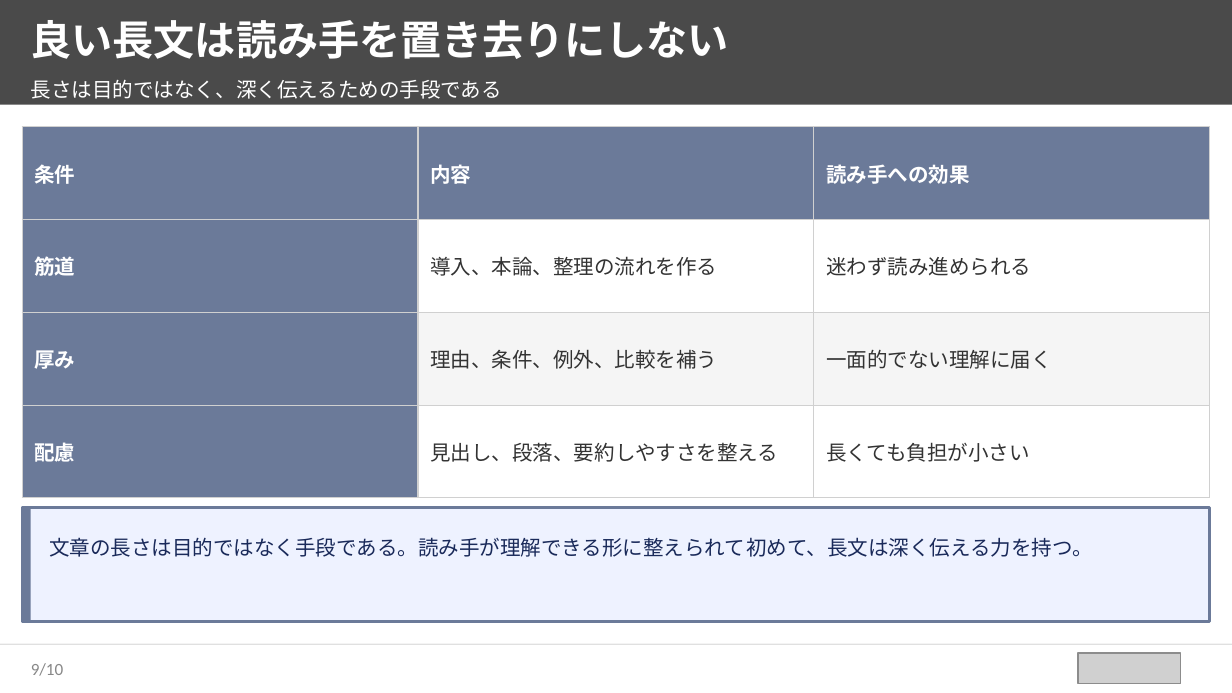
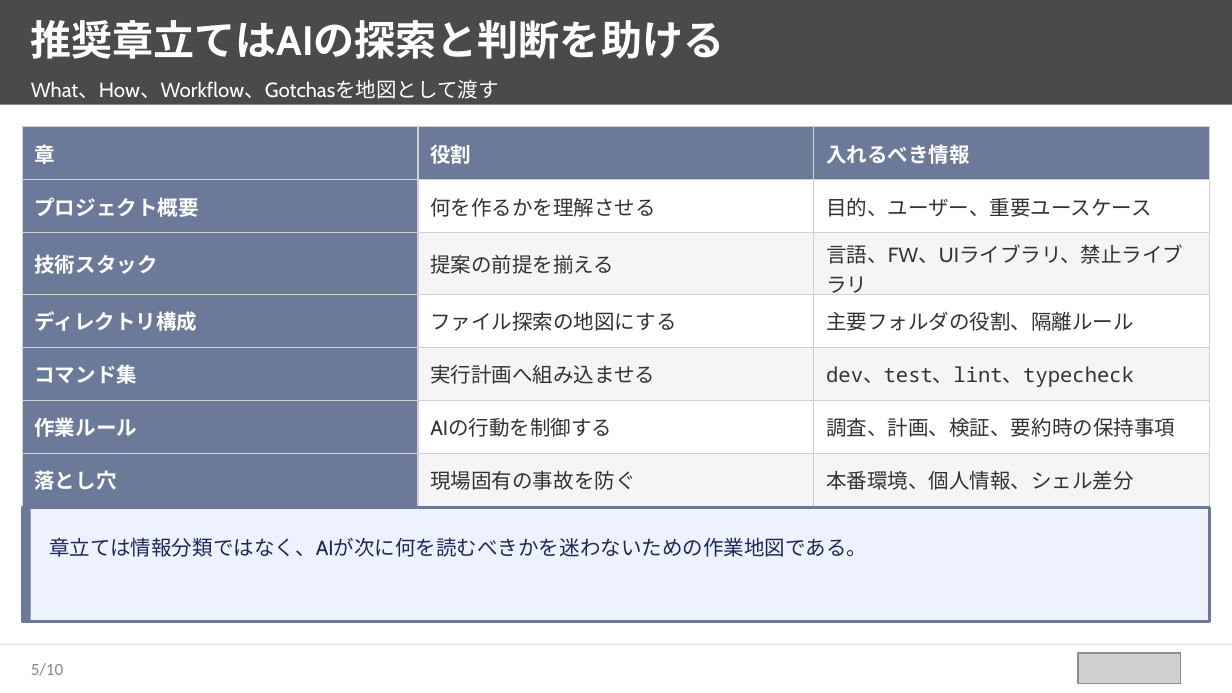
Before and after one commit to takuya109048/html2pptx, a slide deck: slide 6 of sample_source_deck.pptx (slide 10 before the commit). Drawn at 1232x693 pixels with LibreOffice and Linux fonts; fonts in the diff are those of the drawing; grey boxes stand for pictures. Boxes give left, top, right and bottom in pixels: in the first picture for what was removed or moved away, otherwise in the second. Text is boxed around its words. In the diff, an @@ line names an element or a change of style, - is before the commit and + after.

```diff
--- a/sample_source_deck.pptx
+++ b/sample_source_deck.pptx
@@ text at (31,20,725,59): text changed @@
-良い長文は読み手を置き去りにしない
+推奨章立てはAIの探索と判断を助ける
@@ text at (31,79,499,99): text changed; font Calibri to Cabin @@
-長さは目的ではなく、深く伝えるための手段である
+What、How、Workflow、Gotchasを地図として渡す
@@ table at (22,127,1209,498) @@
-row 1: 条件 | 内容 | 読み手への効果
-row 2: 筋道 | 導入、本論、整理の流れを作る | 迷わず読み進められる
-row 3: 厚み | 理由、条件、例外、比較を補う | 一面的でない理解に届く
-row 4: 配慮 | 見出し、段落、要約しやすさを整える | 長くても負担が小さい
+row 1: 章 | 役割 | 入れるべき情報
+row 2: プロジェクト概要 | 何を作るかを理解させる | 目的、ユーザー、重要ユースケース
+row 3: 技術スタック | 提案の前提を揃える | 言語、FW、UIライブラリ、禁止ライブラリ
+row 4: ディレクトリ構成 | ファイル探索の地図にする | 主要フォルダの役割、隔離ルール
+row 5: コマンド集 | 実行計画へ組み込ませる | dev、test、lint、typecheck
+row 6: 作業ルール | AIの行動を制御する | 調査、計画、検証、要約時の保持事項
+row 7: 落とし穴 | 現場固有の事故を防ぐ | 本番環境、個人情報、シェル差分
@@ text at (49,537,867,557): text changed @@
-文章の長さは目的ではなく手段である。読み手が理解できる形に整えられて初めて、長文は深く伝える力を持つ。
+章立ては情報分類ではなく、AIが次に何を読むべきかを迷わないための作業地図である。
@@ page number at (31,663,64,676): text changed @@
-9/10
+5/10
```
Also in this commit, not shown: 6 other slides changed, 3 slides added, 3 slides removed, 5 other files.
